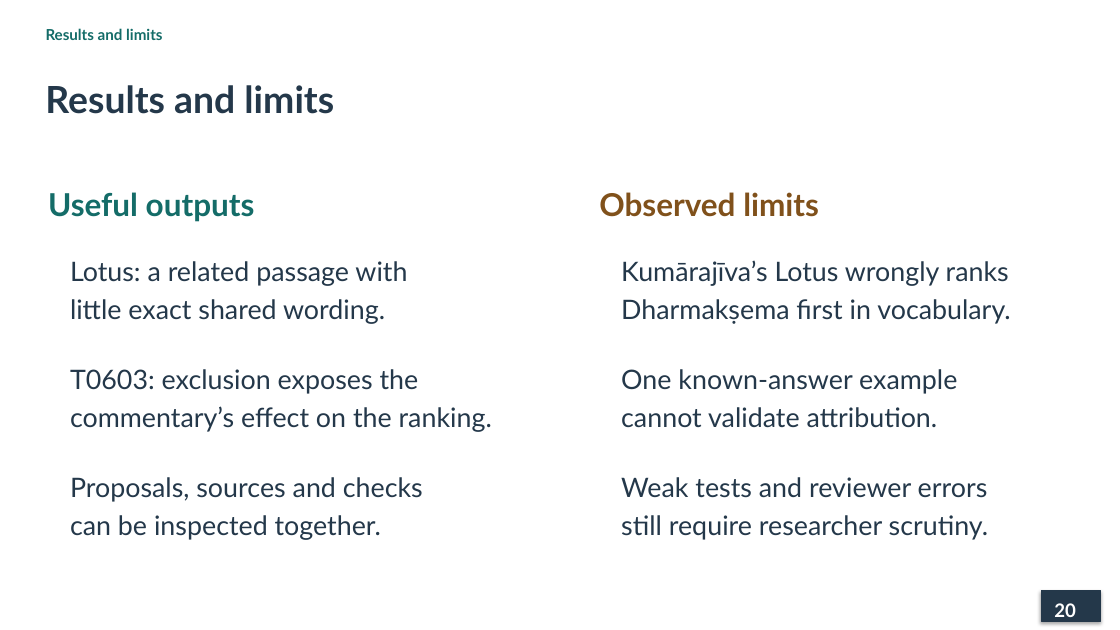
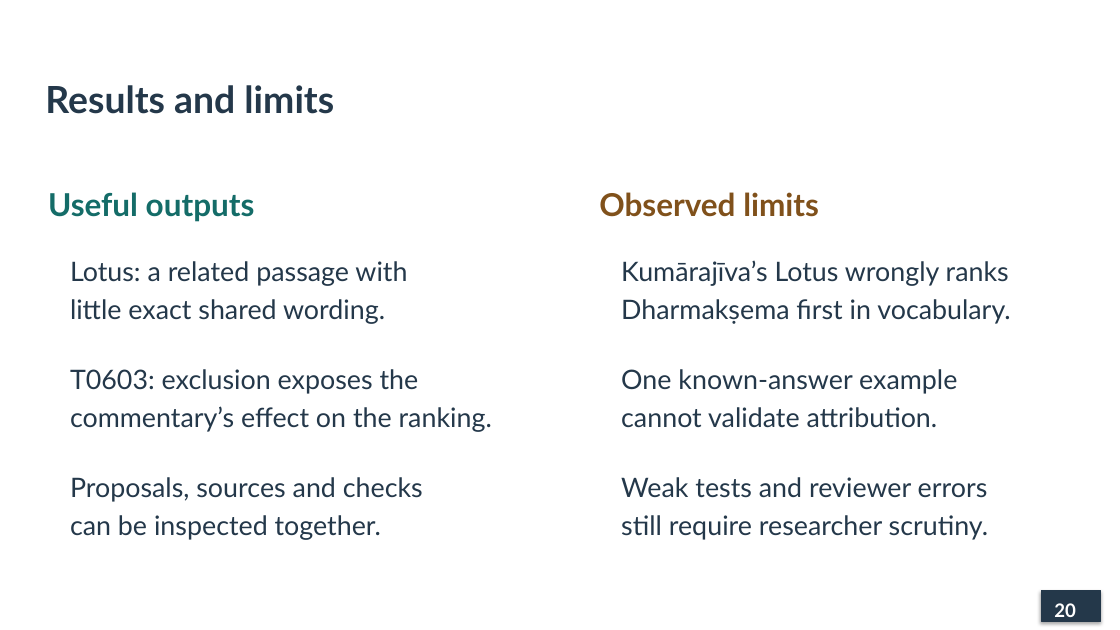
Before and after one commit to lopentu/cohort, a slide deck: slide 20 of docs/presentation/cohort-pnc-2026.pptx. Drawn at 1120x630 pixels with LibreOffice and Linux fonts; fonts in the diff are those of the drawing. Boxes give left, top, right and bottom in pixels: in the first picture for what was removed or moved away, otherwise in the second. Text is boxed around its words. In the diff, an @@ line names an element or a change of style, - is before the commit and + after.

```diff
--- a/docs/presentation/cohort-pnc-2026.pptx
+++ b/docs/presentation/cohort-pnc-2026.pptx
@@ text removed at [46,28,162,40] @@
-Results and limits
```
Also in this commit, not shown: 18 other slides changed, 2 other files.
